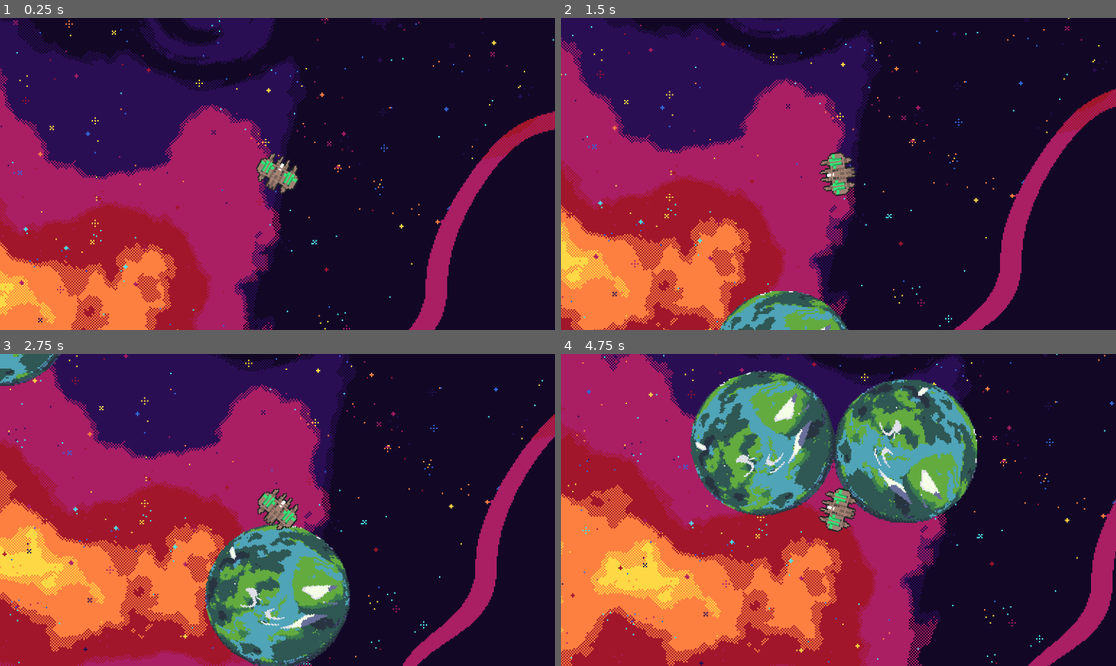
Above: before the commit, frames 1-4 (two rows, left to right).
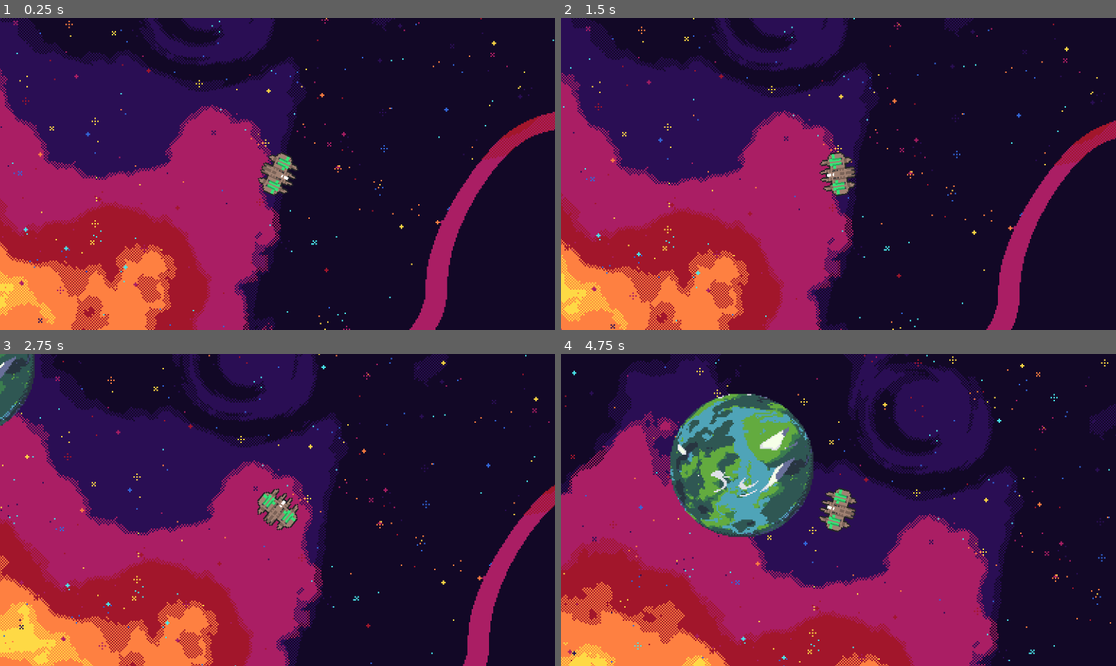
Above: after the commit, the same moments.

Repository: Likvik89/Planetslinger
Game: Godot game, scene res://Scenes/spaece.tscn
The game is run twice, just before and just after one commit, with the same random seed, the same clock (stepped at 60 frames per second) and the same inputs.
Inputs (mouse positions are in pixels of both pictures, inside the frame that each line leads up to):
- Up to frame 1 (0.25 s): no input
- Up to frame 2 (1.5 s): move the mouse to (960, 158) at 0.52 s; hold D (rotate_right) 0.53-1.28 s; hold Space (move_boost) 0.53-1.28 s; move the mouse to (727, 189) at 1.27 s; hold E (gravitydown, bound only after the commit) from 1.28 s (still down); tap Space (move_boost) at 1.35 s
- Up to frame 3 (2.75 s): move the mouse to (333, 441) at 2.02 s; release E (gravitydown, bound only after the commit) at 2.03 s; hold D (rotate_right) from 2.03 s (still down); hold Z (stop) from 2.03 s (still down); tap Space (move_boost) at 2.3 s
- Up to frame 4 (4.75 s): move the mouse to (810, 572) at 2.77 s; release D (rotate_right) at 2.78 s; release Z (stop) at 2.78 s; hold Q (gravityup, bound only after the commit) 2.78-3.53 s; tap Space (move_boost) at 2.85, 4.55 s; move the mouse to (1005, 556) at 3.52 s; hold Space (move_boost) 3.53-4.28 s; hold A (rotate_left) from 3.53 s (still down); move the mouse to (672, 463) at 4.27 s; tap Z (stop) at 4.35 s

The runs differ from the first frame. In frame 1, 4.5% of the frame differs, in the area x 0-100%, y 0-100%; in frame 2, 31%; in frame 3, 54%; in frame 4, 67%.

Commit message:
extra mechanics

Diff:
--- a/Scenes/spaece.tscn
+++ b/Scenes/spaece.tscn
@@ -46,11 +46,5 @@
 [node name="Planet" parent="planets" instance=ExtResource("3_1lsuq")]
 position = Vector2(256, 195)
 
-[node name="Planet2" parent="planets" instance=ExtResource("3_1lsuq")]
-position = Vector2(475, 500)
-
-[node name="Planet3" parent="planets" instance=ExtResource("3_1lsuq")]
-position = Vector2(844, 180)
-
 [node name="Playership" parent="planets" instance=ExtResource("4_nh8i3")]
 position = Vector2(529, 322)
--- a/Scripts/Playership.gd
+++ b/Scripts/Playership.gd
@@ -3,9 +3,30 @@
 @export var THRUST_FORCE = 25  # The force applied when moving forward
 var thrust_force_multiplier = 10000
 const rotationspeed = 250.0
+
 @export var G = 1000  # Gravitational constant
+@export var startmass = 700
+@export var gravitychange = 50
+
+@export var maxfuel := 200
+var fuel = 200
+
+
 
 func _integrate_forces(delta):
+
+	if Input.is_action_just_pressed("gravityup"):
+		self.mass += gravitychange
+	if Input.is_action_just_pressed("gravitydown"):
+		self.mass -= gravitychange
+
+	if self.mass < startmass:
+		self.mass = startmass
+	if self.mass > startmass*2:
+		self.mass = startmass*2
+
+	print(self.mass)
+
 	var bodies = get_tree().get_nodes_in_group("planets")
 	for body in bodies:
 		if body != self:
@@ -25,3 +46,19 @@
 	if Input.is_action_pressed("move_back"):
 		var direction = Vector2(cos(rotation), sin(rotation))  # Calculate backward direction based on rotation
 		apply_central_impulse(-direction * THRUST_FORCE * thrust_force_multiplier * delta.step)
+
+	if Input.is_action_pressed("move_boost") and fuel > 0:
+		THRUST_FORCE = 50
+		if fuel >= 2:
+			fuel -=2
+	else:
+		THRUST_FORCE = 25
+		fuel += 2
+
+	if fuel > maxfuel:
+		fuel = maxfuel
+	if fuel < 0:
+		fuel = 0
+
+	print(THRUST_FORCE)
+	print(fuel)
--- a/project.godot
+++ b/project.godot
@@ -41,15 +41,21 @@
 "events": [Object(InputEventKey,"resource_local_to_scene":false,"resource_name":"","device":-1,"window_id":0,"alt_pressed":false,"shift_pressed":false,"ctrl_pressed":false,"meta_pressed":false,"pressed":false,"keycode":0,"physical_keycode":32,"key_label":0,"unicode":32,"echo":false,"script":null)
 ]
 }
-controlgravity={
+gravityup={
 "deadzone": 0.5,
-"events": [Object(InputEventMouseButton,"resource_local_to_scene":false,"resource_name":"","device":-1,"window_id":0,"alt_pressed":false,"shift_pressed":false,"ctrl_pressed":false,"meta_pressed":false,"button_mask":8,"position":Vector2(112, 10),"global_position":Vector2(116, 53),"factor":1.0,"button_index":4,"canceled":false,"pressed":true,"double_click":false,"script":null)
-, Object(InputEventMouseButton,"resource_local_to_scene":fal …(106 unchanged characters)… alse,"meta_pressed":false,"button_mask":16,"position":Vector2(104, 13),"global_position":Vector2(108, 56),"factor":1.0,"button_index":5,"canceled":false,"pressed":true,"double_click":false,"script":null)
+"events": [Object(InputEventKey,"resource_local_to_scene":false,"resource_name":"","device":-1,"window_id":0,"alt_pressed":false,"shift_pressed":false,"ctrl_pressed":false,"meta_pressed":false,"pressed":false,"keycode":0,"physical_keycode":81,"key_label":0,"unicode":113,"echo":false,"script":null)
+, Object(InputEventMouseButton,"resource_local_to_scene":fal …(106 unchanged characters)… alse,"meta_pressed":false,"button_mask":8,"position":Vector2(128, 23),"global_position":Vector2(132, 66),"factor":1.0,"button_index":4,"canceled":false,"pressed":true,"double_click":false,"script":null)
 ]
 }
 stop={
 "deadzone": 0.5,
 "events": [Object(InputEventKey,"resource_local_to_scene":false,"resource_name":"","device":-1,"window_id":0,"alt_pressed":false,"shift_pressed":false,"ctrl_pressed":false,"meta_pressed":false,"pressed":false,"keycode":0,"physical_keycode":90,"key_label":0,"unicode":122,"echo":false,"script":null)
+]
+}
+gravitydown={
+"deadzone": 0.5,
+"events": [Object(InputEventKey,"resource_local_to_scene":false,"resource_name":"","device":-1,"window_id":0,"alt_pressed":false,"shift_pressed":false,"ctrl_pressed":false,"meta_pressed":false,"pressed":false,"keycode":0,"physical_keycode":69,"key_label":0,"unicode":101,"echo":false,"script":null)
+, Object(InputEventMouseButton,"resource_local_to_scene":false,"resource_name":"","device":-1,"window_id":0,"alt_pressed":false,"shift_pressed":false,"ctrl_pressed":false,"meta_pressed":false,"button_mask":16,"position":Vector2(161, 18),"global_position":Vector2(165, 61),"factor":1.0,"button_index":5,"canceled":false,"pressed":true,"double_click":false,"script":null)
 ]
 }
 
